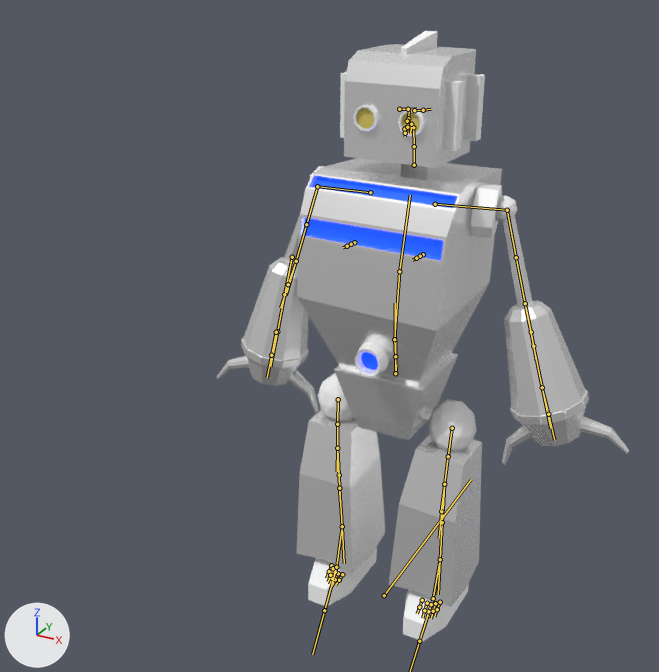
Before and after pictures for a commit that changed the FBX model Tech-Faith-(FYP2022)/Assets/Character/Faith_AtkStunAnimation.fbx.
Rendered twice from a camera (50 mm lens) standing at (1.45, -3.16, 2.86) and looking at (-0.11, -0.33, 1.45). The lights are fixed; the arrows at lower left show +X, +Y and +Z. Both versions are drawn at frame 1 of the action 'Armature|Armature|0_T-Pose|0_T-Pose'; the numbers are the values there. The bones that bend it are drawn over the model as lines.
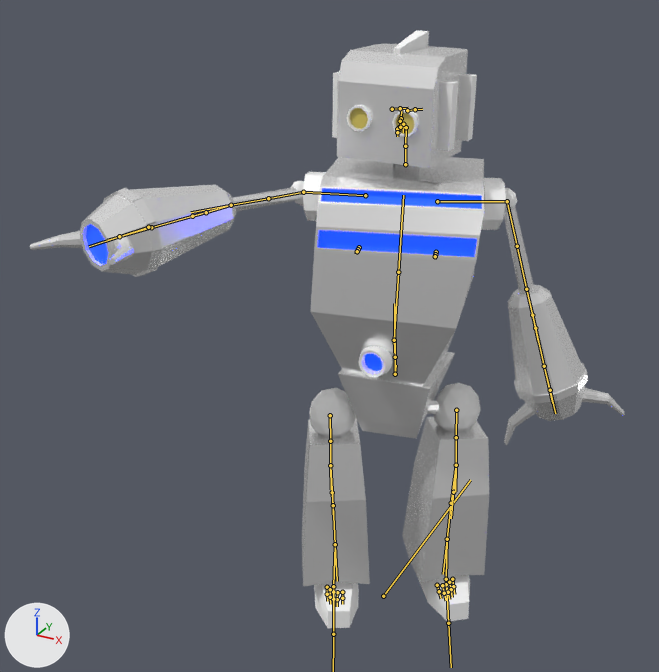
Where the change shows, as pixel boxes [x1, y1, x2, y2] in the pictures (659 x 672 px):
'Cylinder', posed (44% wider): before [217, 31, 629, 641]; after [30, 30, 624, 628]
bone 'CC_Base_Hip', root to tip: before (395, 373) to (396, 364); after (395, 374) to (396, 365)
bone 'CC_Base_L_Thigh', root to tip: before (452, 428) to (448, 456); after (456, 410) to (456, 437)
bone 'CC_Base_R_Thigh', root to tip: before (338, 399) to (337, 424); after (330, 415) to (330, 441)
bone 'CC_Base_Spine01', root to tip: before (394, 339) to (399, 271); after (394, 340) to (398, 272)
bone 'CC_Base_Spine02', root to tip: before (399, 271) to (410, 195); after (398, 272) to (403, 195)
bone 'CC_Base_NeckTwist01', root to tip: before (414, 165) to (414, 146); after (405, 164) to (405, 146)
bone 'CC_Base_R_Clavicle', root to tip: before (370, 192) to (317, 186); after (365, 195) to (303, 192)
bone 'CC_Base_R_Upperarm', root to tip: before (317, 186) to (306, 224); after (303, 192) to (268, 198)
bone 'CC_Base_R_Forearm', root to tip: before (296, 261) to (288, 284); after (231, 205) to (206, 212)
bone 'CC_Base_R_ForearmTwist01', root to tip: before (292, 257) to (284, 294); after (231, 205) to (192, 216)
bone 'CC_Base_R_Hand', root to tip: before (276, 332) to (271, 355); after (148, 227) to (119, 236)

Diff of the bpy script that builds the scene:
```diff
--- a/Tech-Faith-(FYP2022)/Assets/Character/Faith_AtkStunAnimation.fbx.py
+++ b/Tech-Faith-(FYP2022)/Assets/Character/Faith_AtkStunAnimation.fbx.py
@@ bone_cc_base_hip @@
 bone_cc_base_hip = bpy.data.objects['Armature'].pose.bones['CC_Base_Hip']  # child of 'RL_BoneRoot'
-bone_cc_base_hip.rotation_quaternion = (1.0, 0.0, 0.0, 0.001)  # degrees (0, 0, 0)
+bone_cc_base_hip.rotation_quaternion = (1.0, 0.0, 0.018, 0.003)  # degrees (0, 2, 0)
@@ bone_cc_base_l_thigh @@
 bone_cc_base_l_thigh = bpy.data.objects['Armature'].pose.bones['CC_Base_L_Thigh']  # child of 'CC_Base_Pelvis'
-bone_cc_base_l_thigh.location = (0.0, 0.0, 0.0)
-bone_cc_base_l_thigh.rotation_quaternion = (0.999, 0.034, -0.003, -0.032)  # degrees (4, 0, -4)
+bone_cc_base_l_thigh.location = (3.5, -1.2, -15.5)
+bone_cc_base_l_thigh.rotation_quaternion = (0.948, 0.025, -0.316, 0.01)  # degrees (3, -37, 0)
@@ bone_cc_base_r_thigh @@
 bone_cc_base_r_thigh = bpy.data.objects['Armature'].pose.bones['CC_Base_R_Thigh']  # child of 'CC_Base_Pelvis'
-bone_cc_base_r_thigh.location = (0.0, 0.0, 0.0)
-bone_cc_base_r_thigh.rotation_quaternion = (1.0, -0.016, 0.0, 0.002)  # degrees (-2, 0, 0)
+bone_cc_base_r_thigh.location = (-3.5, 0.9, 13.3)
+bone_cc_base_r_thigh.rotation_quaternion = (0.967, -0.018, -0.253, 0.015)  # degrees (-3, -29, 2)
@@ bone_cc_base_spine01 @@
 bone_cc_base_spine01 = bpy.data.objects['Armature'].pose.bones['CC_Base_Spine01']  # child of 'CC_Base_Waist'
-bone_cc_base_spine01.rotation_quaternion = (1.0, 0.0, 0.0, 0.0)  # degrees (0, 0, 0)
+bone_cc_base_spine01.rotation_quaternion = (1.0, 0.0, 0.017, 0.002)  # degrees (0, 2, 0)
@@ bone_cc_base_spine02 @@
 bone_cc_base_spine02 = bpy.data.objects['Armature'].pose.bones['CC_Base_Spine02']  # child of 'CC_Base_Spine01'
-bone_cc_base_spine02.rotation_quaternion = (1.0, 0.0, -0.011, -0.003)  # degrees (0, -1, 0)
+bone_cc_base_spine02.rotation_quaternion = (0.991, 0.002, 0.129, 0.025)  # degrees (1, 15, 3)
@@ bone_cc_base_necktwist01 @@
 bone_cc_base_necktwist01 = bpy.data.objects['Armature'].pose.bones['CC_Base_NeckTwist01']  # child of 'CC_Base_Spine02'
-bone_cc_base_necktwist01.rotation_quaternion = (1.0, -0.003, 0.0, 0.0)  # degrees (0, 0, 0)
+bone_cc_base_necktwist01.rotation_quaternion = (0.988, 0.011, -0.151, 0.043)  # degrees (1, -17, 5)
@@ bone_cc_base_r_clavicle @@
 bone_cc_base_r_clavicle = bpy.data.objects['Armature'].pose.bones['CC_Base_R_Clavicle']  # child of 'CC_Base_Spine02'
-bone_cc_base_r_clavicle.rotation_quaternion = (0.953, -0.051, 0.299, 0.001)  # degrees (-7, 35, -2)
+bone_cc_base_r_clavicle.rotation_quaternion = (0.999, -0.047, -0.001, 0.003)  # degrees (-5, 0, 0)
@@ bone_cc_base_r_upperarm @@
 bone_cc_base_r_upperarm = bpy.data.objects['Armature'].pose.bones['CC_Base_R_Upperarm']  # child of 'CC_Base_R_Clavicle'
-bone_cc_base_r_upperarm.rotation_quaternion = (0.753, -0.087, -0.367, 0.539)  # degrees (-36, -27, 80)
+bone_cc_base_r_upperarm.rotation_quaternion = (0.753, 0.446, 0.432, 0.217)  # degrees (75, 27, 53)
@@ bone_cc_base_r_forearm @@
 bone_cc_base_r_forearm = bpy.data.objects['Armature'].pose.bones['CC_Base_R_Forearm']  # child of 'CC_Base_R_Upperarm'
-bone_cc_base_r_forearm.rotation_quaternion = (0.998, 0.056, 0.034, -0.011)  # degrees (6, 4, -1)
+bone_cc_base_r_forearm.rotation_quaternion = (0.94, -0.03, 0.341, 0.005)  # degrees (-4, 40, -1)
@@ bone_cc_base_r_forearmtwist01 @@
 bone_cc_base_r_forearmtwist01 = bpy.data.objects['Armature'].pose.bones['CC_Base_R_ForearmTwist01']  # child of 'CC_Base_R_Forearm'
-bone_cc_base_r_forearmtwist01.location = (2.2, -1.0, 0.1)
-bone_cc_base_r_forearmtwist01.rotation_quaternion = (0.997, 0.027, -0.007, 0.065)  # degrees (3, -1, 7)
+bone_cc_base_r_forearmtwist01.location = (0.0, 0.0, 0.0)
+bone_cc_base_r_forearmtwist01.rotation_quaternion = (1.0, 0.0, -0.001, 0.0)  # degrees (0, 0, 0)
@@ bone_cc_base_r_hand @@
 bone_cc_base_r_hand = bpy.data.objects['Armature'].pose.bones['CC_Base_R_Hand']  # child of 'CC_Base_R_Forearm'
-bone_cc_base_r_hand.location = (-3.7, -0.6, 1.5)
-bone_cc_base_r_hand.rotation_quaternion = (0.996, 0.008, -0.007, 0.086)  # degrees (1, -1, 10)
+bone_cc_base_r_hand.location = (0.0, 0.0, 0.0)
+bone_cc_base_r_hand.rotation_quaternion = (1.0, -0.02, 0.0, 0.02)  # degrees (-2, 0, 2)
```
